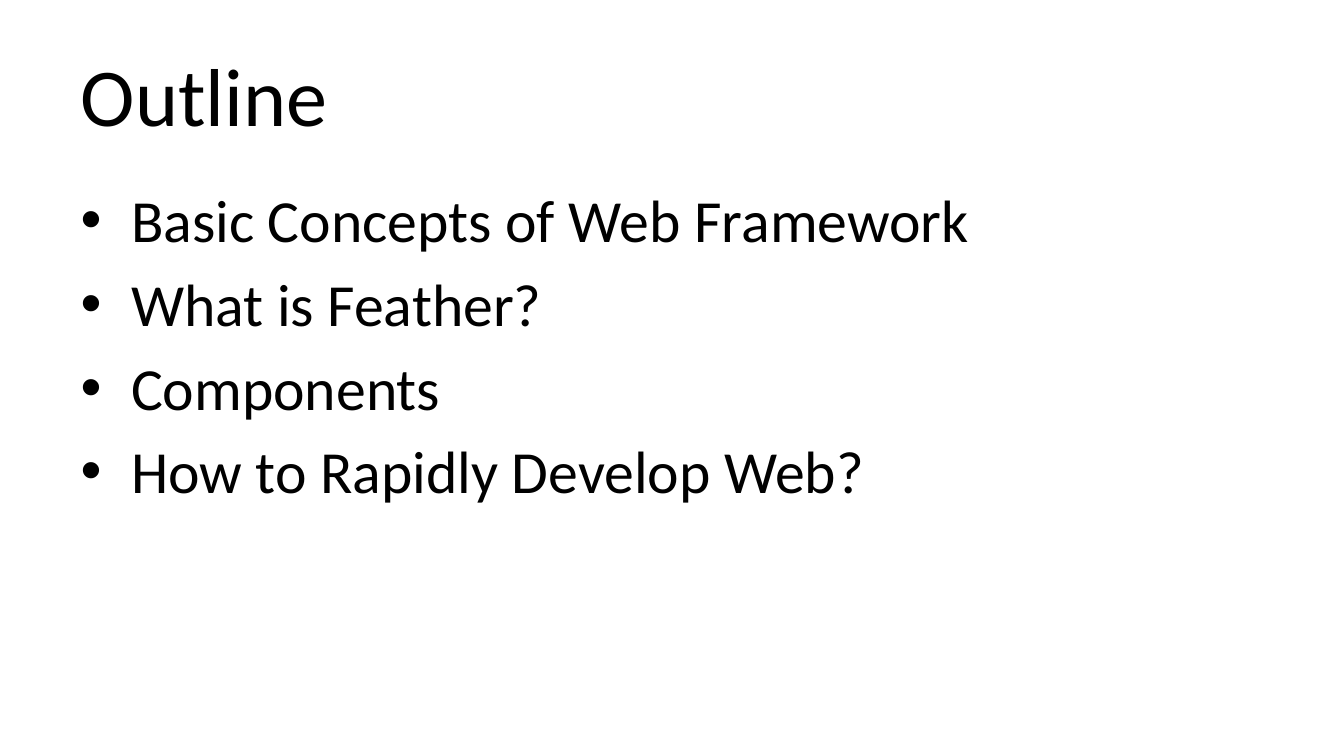
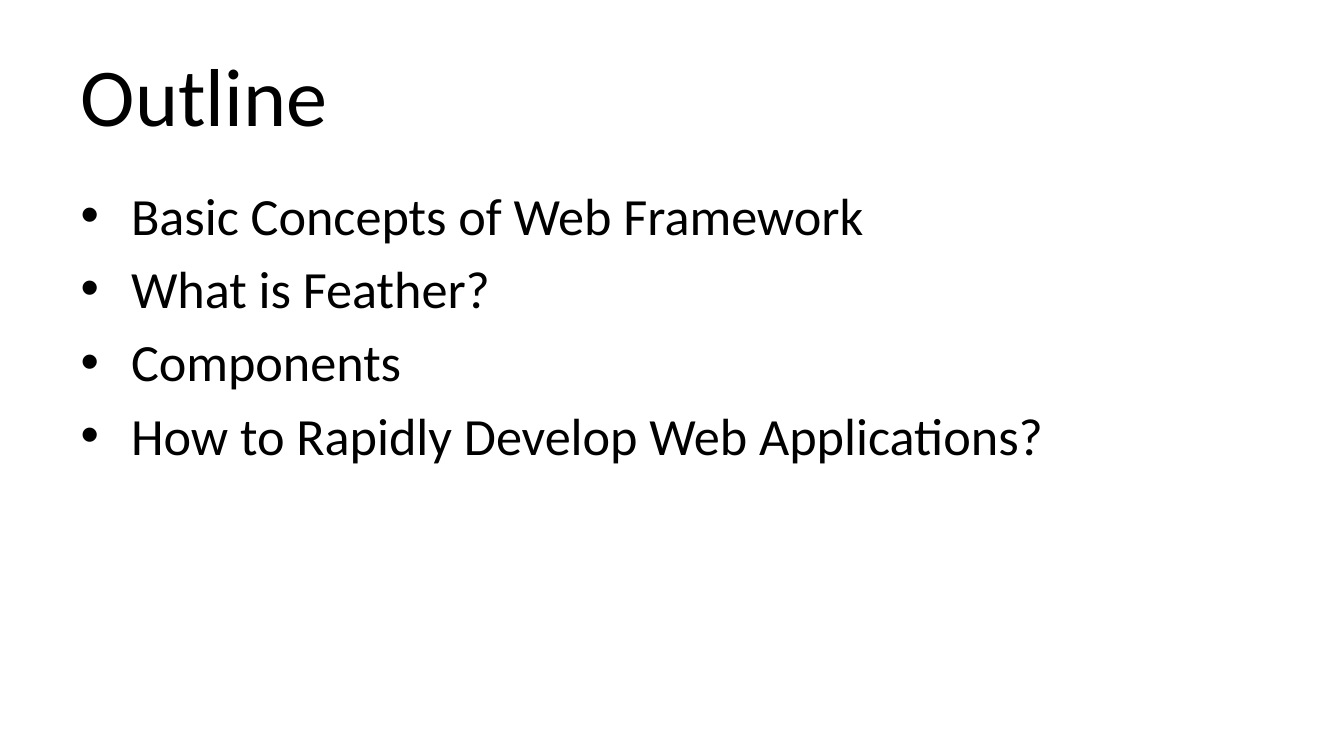
Before and after one commit to qicosmos/cppcon2018, a slide deck: slide 2 of cppcon2018.pptx. Drawn at 1344x756 pixels with LibreOffice and Linux fonts; fonts in the diff are those of the drawing. Boxes give left, top, right and bottom in pixels: in the first picture for what was removed or moved away, otherwise in the second. Text is boxed around its words. In the diff, an @@ line names an element or a change of style, - is before the commit and + after.

```diff
--- a/cppcon2018.pptx
+++ b/cppcon2018.pptx
@@ text at box(131, 198, 863, 390): size 32 to 28 pt in "Basic Concepts of Web Framework", "What is Feather?", "Components" @@
@@ text at box(131, 418, 1043, 464): text changed; size 32 to 28 pt @@
-• How to Rapidly Develop Web?
+• How to Rapidly Develop Web Applications?
```
Also in this commit, not shown: 5 other slides changed, 2 slides added.
